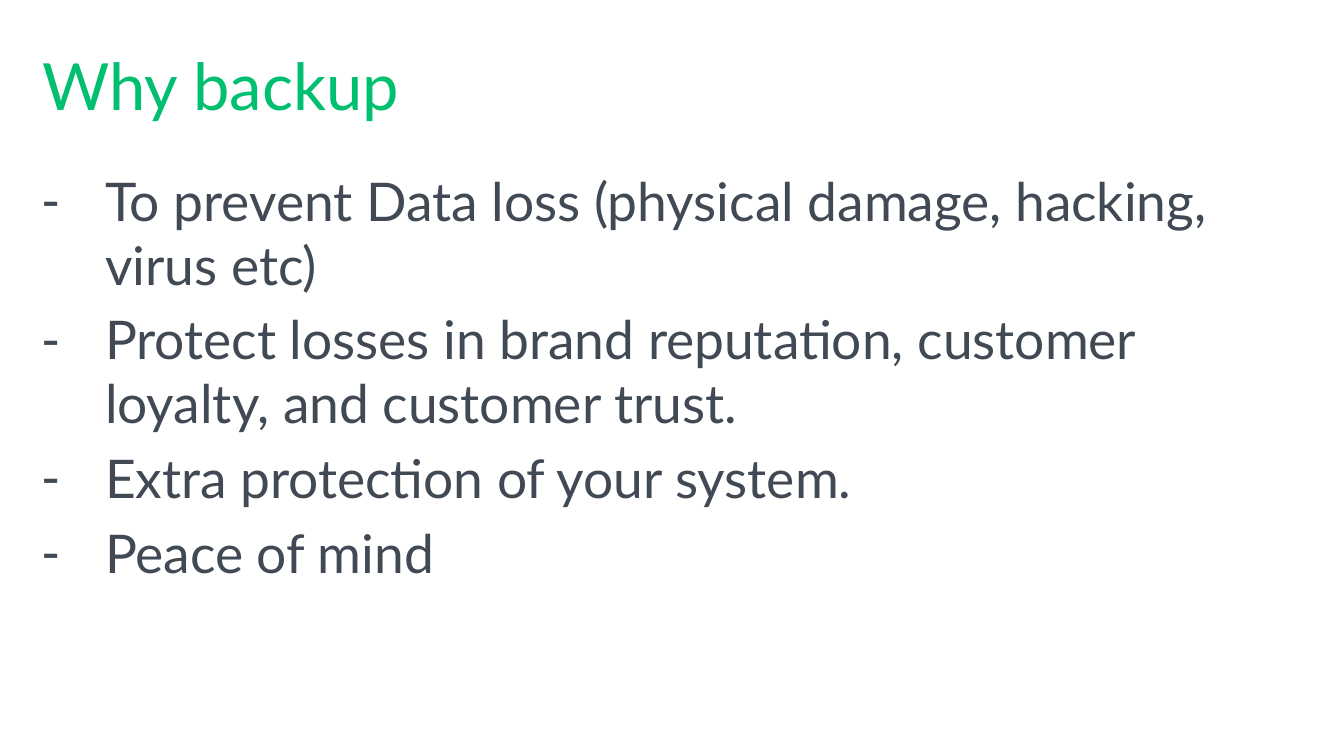
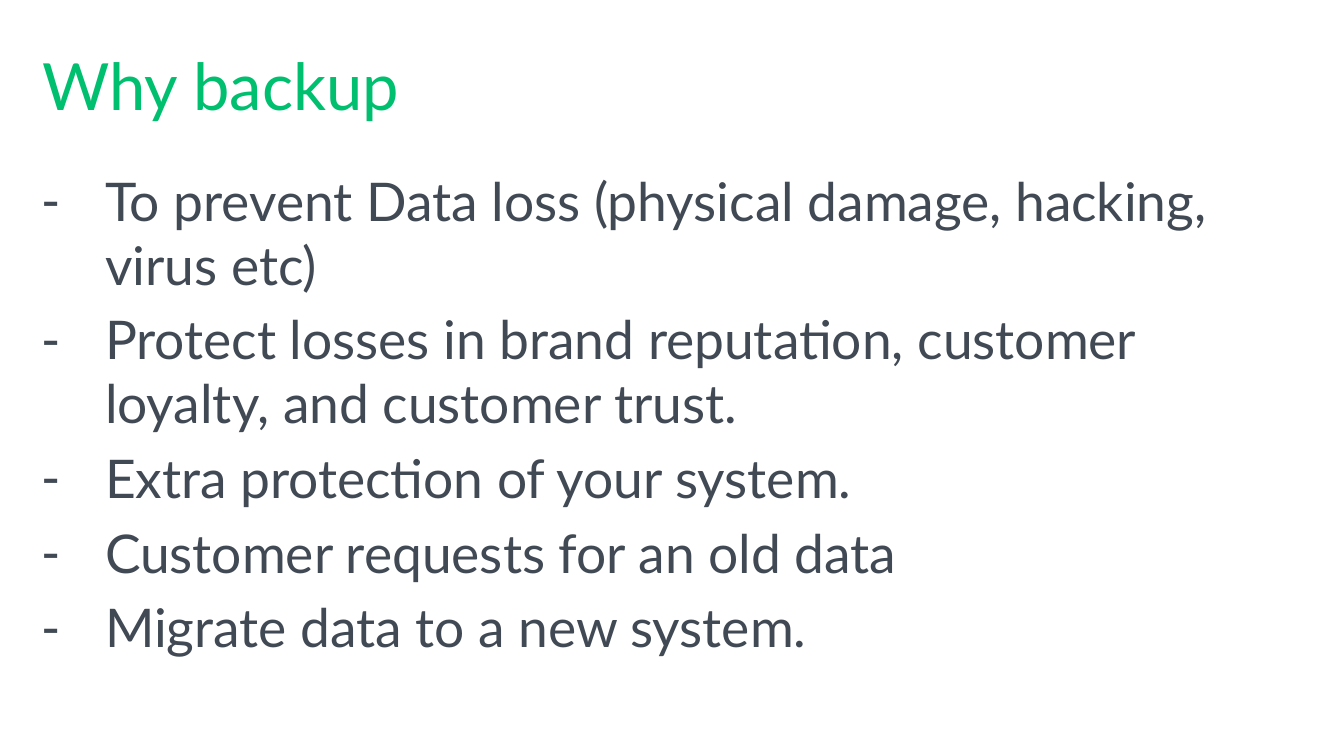
Before and after one commit to zularbineK/sqlsat2018, a slide deck: slide 2 of SQL Saturday Dhaka 2018 - SQL Server-Backup with encryptions-V1.pptx. Drawn at 1344x756 pixels with LibreOffice and Linux fonts; fonts in the diff are those of the drawing; background and template pictures are left out. Boxes give left, top, right and bottom in pixels: in the first picture for what was removed or moved away, otherwise in the second. Text is boxed around its words. In the diff, an @@ line names an element or a change of style, - is before the commit and + after.

```diff
--- a/SQL Saturday Dhaka 2018 - SQL Server-Backup with encryptions-V1.pptx
+++ b/SQL Saturday Dhaka 2018 - SQL Server-Backup with encryptions-V1.pptx
@@ text at (105, 533, 897, 657): text changed @@
-– Peace of mind
+– Customer requests for an old data
+– Migrate data to a new system.
```
Also in this commit, not shown: 4 other files.
